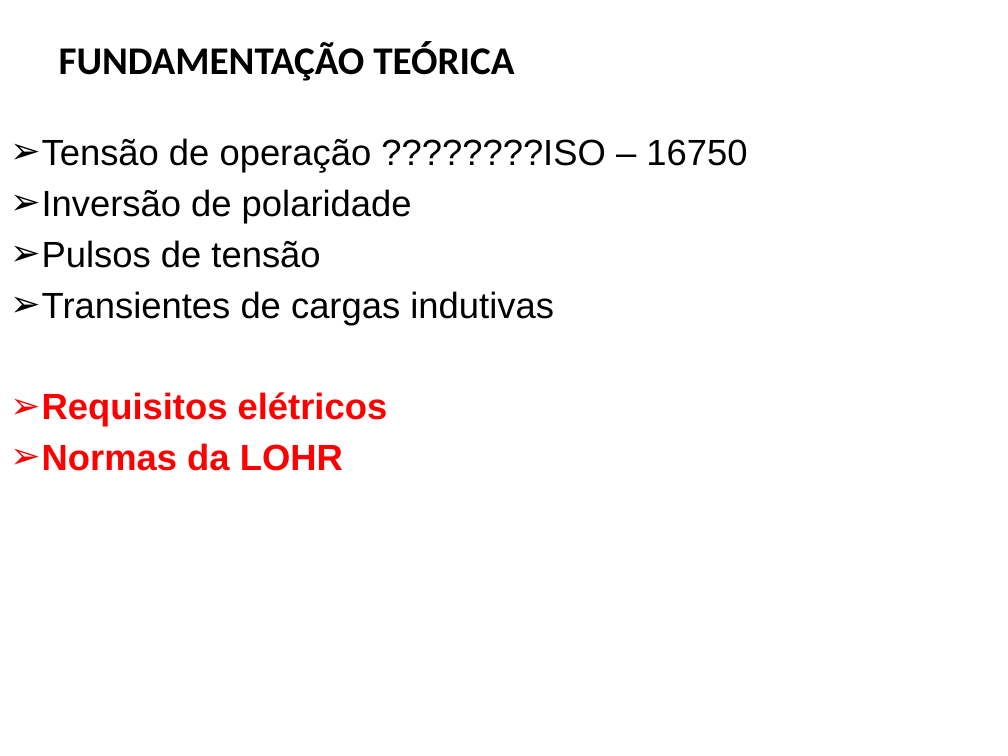
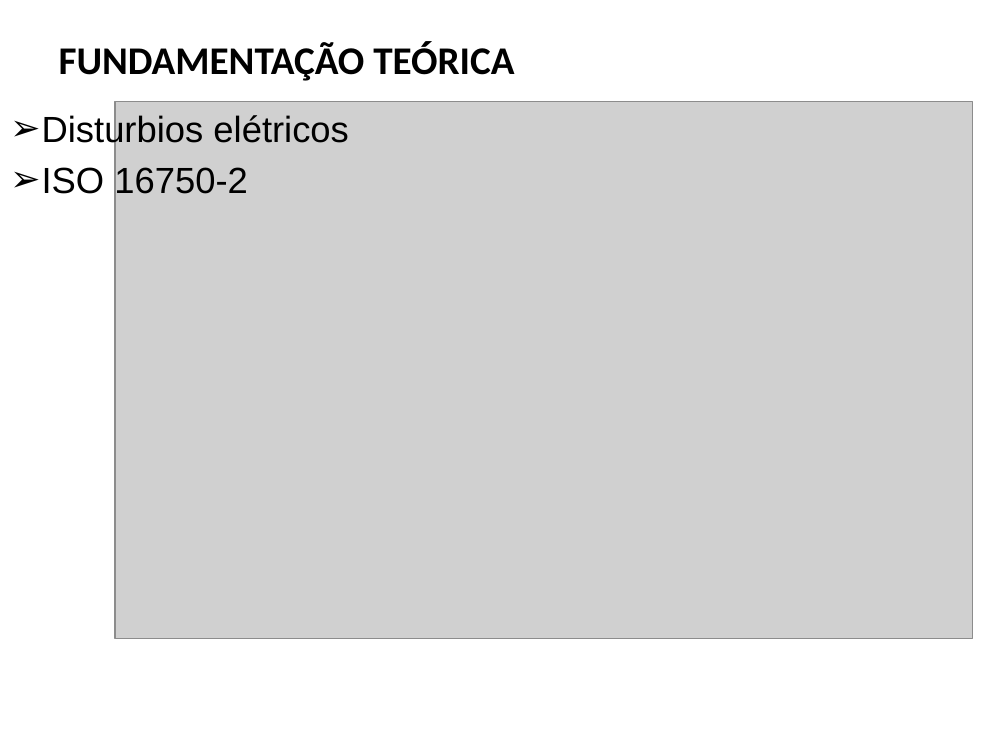
Before and after one commit to FabricioBalbinot/TCC_I, a slide deck: slide 11 of Apresentação TCC I.pptx (slide 10 before the commit). Drawn at 1008x756 pixels with LibreOffice and Linux fonts; fonts in the diff are those of the drawing; grey boxes stand for pictures; background and template pictures are left out. Boxes give left, top, right and bottom in pixels: in the first picture for what was removed or moved away, otherwise in the second. Text is boxed around its words. In the diff, an @@ line names an element or a change of style, - is before the commit and + after.

```diff
--- a/Apresentação TCC I.pptx
+++ b/Apresentação TCC I.pptx
@@ text at (42, 114, 348, 201): text changed @@
-➢ Tensão de operação ????????ISO – 16750
-➢ Inversão de polaridade
-➢ Pulsos de tensão
-➢ Transientes de cargas indutivas
-➢ Requisitos elétricos
-➢ Normas da LOHR
+➢ Disturbios elétricos
+➢ ISO 16750-2
@@ picture added at (115, 101, 972, 639) @@
```
Also in this commit, not shown: 8 other slides changed, 2 slides added, 5 slides removed, 10 other files.
